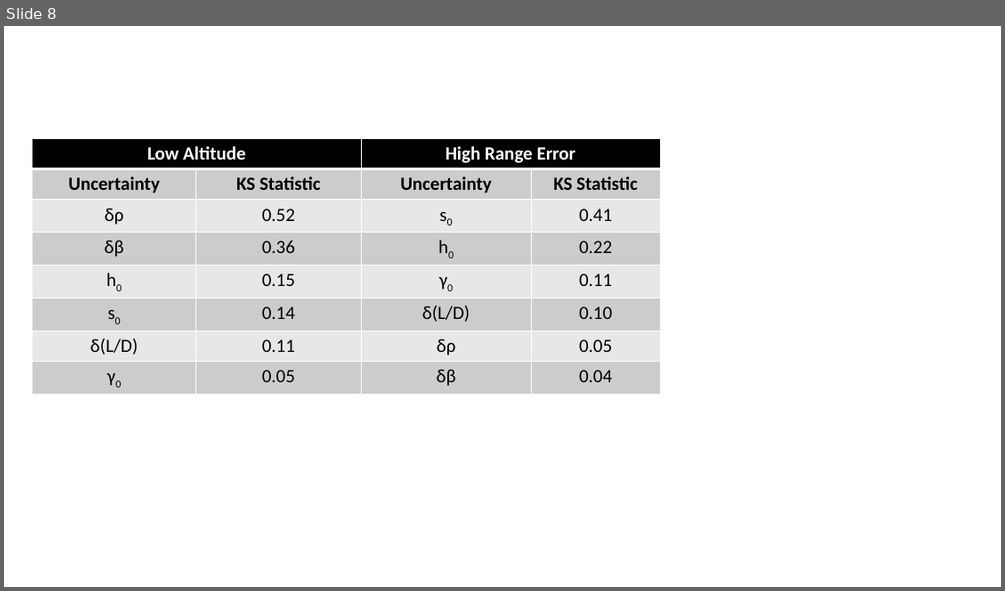
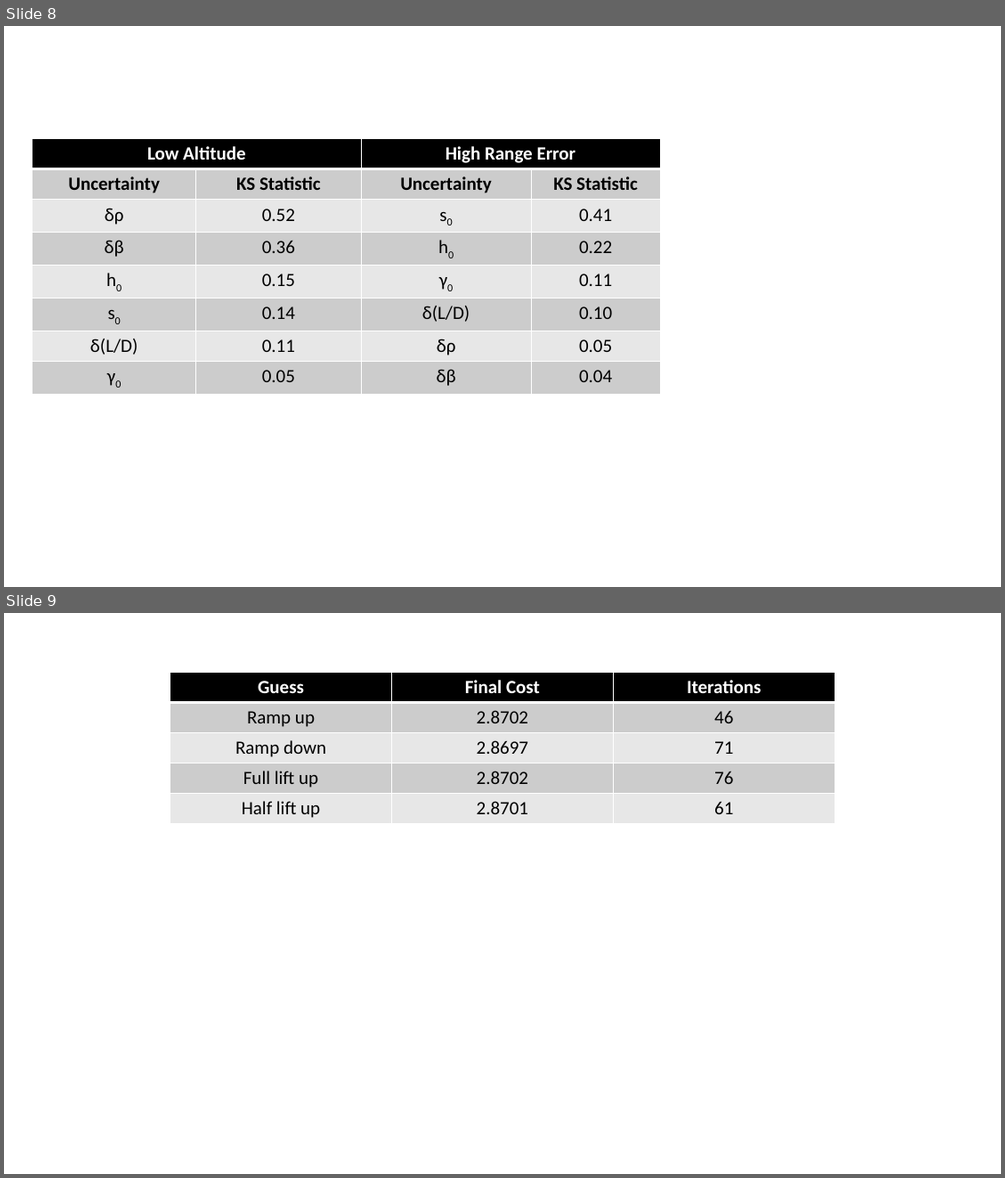
Before and after one commit to CDNoyes/EDL-Py, a slide deck: Documents/Dissertation/Figures.pptx. Shown one above the other, each under a label of ours: slide 8 before the commit, slides 8 and 9 after it. The pictures are 1005x591 and 1005x1178 pixels, drawn with LibreOffice and Linux fonts; fonts in the diff are those of the drawing. Boxes give left, top, right and bottom in pixels: in the first picture for what was removed or moved away, otherwise in the second. Text is boxed around its words. In the diff, an @@ line names an element or a change of style, - is before the commit and + after.

```diff
--- a/Documents/Dissertation/Figures.pptx
+++ b/Documents/Dissertation/Figures.pptx
@@ slide 9 added at box(4, 613, 1001, 1174), background #FFFFFF @@
@@ table added at box(170, 672, 834, 824), 5 rows, 3 columns @@
+Guess | Final Cost | Iterations
+Ramp up | 2.8702 | 46
+Ramp down | 2.8697 | 71
+Full lift up | 2.8702 | 76
+Half lift up | 2.8701 | 61
```
Also in this commit, not shown: 1 slide changed, 4 other slides added, 1 slide removed, 18 other files.
